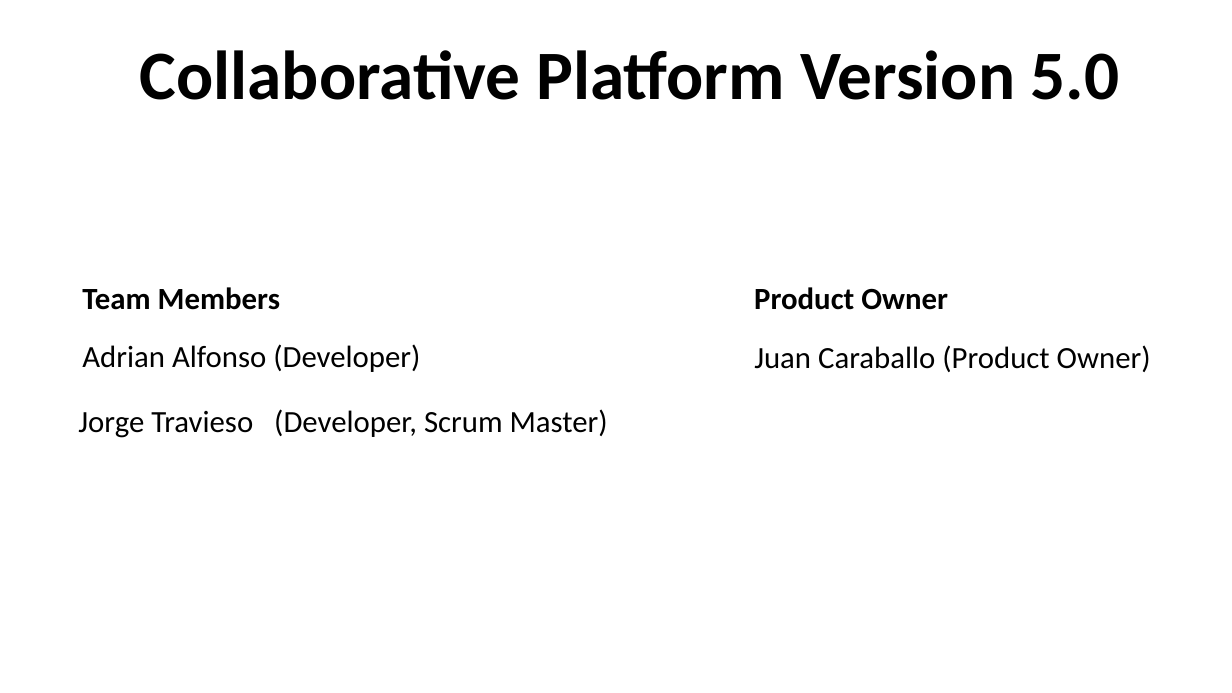
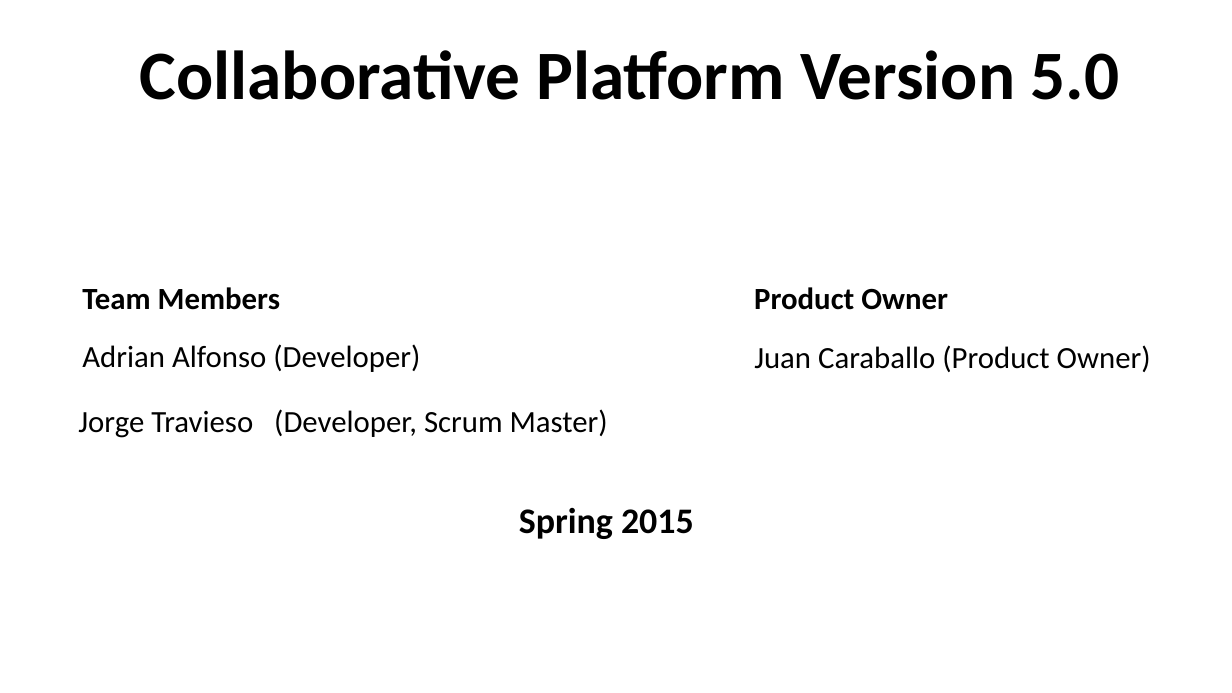
Before and after one commit to FIU-SCIS-Senior-Projects/Collaborative-Platform, a slide deck: slide 1 of FinalPresentationSlides/FinalPresentationGeneric.pptx. Drawn at 1232x693 pixels with LibreOffice and Linux fonts; fonts in the diff are those of the drawing. Boxes give left, top, right and bottom in pixels: in the first picture for what was removed or moved away, otherwise in the second. Text is boxed around its words. In the diff, an @@ line names an element or a change of style, - is before the commit and + after.

```diff
--- a/FinalPresentationSlides/FinalPresentationGeneric.pptx
+++ b/FinalPresentationSlides/FinalPresentationGeneric.pptx
@@ text added at [519,508,694,539], 28 pt, text #000000, bold @@
+Spring 2015
```
Also in this commit, not shown: 2 other slides changed, 4 other files.
